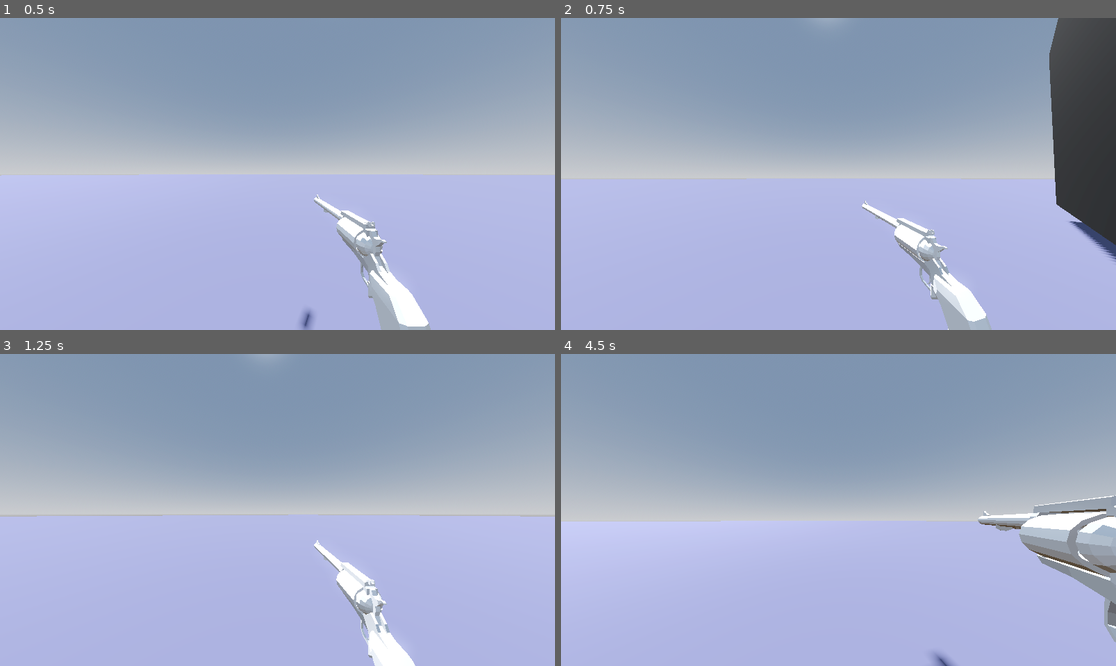
Above: before the commit, frames 1-4 (two rows, left to right).
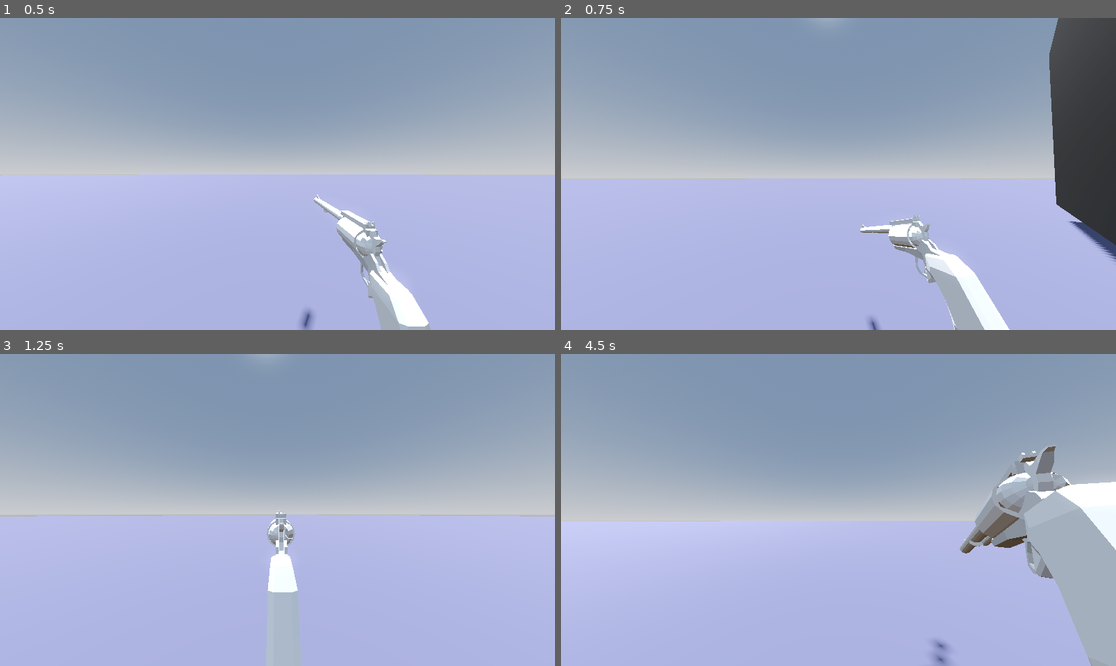
Above: after the commit, the same moments.

Repository: headbanger550/Apartement-game
Game: Godot game, scene res://world.tscn
Same seed, same stepped clock (60 frames per second), same inputs: the game is played once before the commit and once after it. The engine's default icon, where the game draws it, is replaced by a stand-in: a white triangle on a blue panel in a dark square.
Inputs (mouse positions are in pixels of both pictures, inside the frame that each line leads up to):
- Up to frame 1 (0.5 s): no input
- Up to frame 2 (0.75 s): tap Enter (new_line) at 0.5 s; move the mouse to (866, 174) at 0.52 s; hold W (up) from 0.53 s (still down); hold Right mouse button (aim) from 0.53 s (still down)
- Up to frame 3 (1.25 s): keep holding W (up); keep holding Right mouse button (aim); tap Space (jump) at 0.77 s; tap C (check_frequency, bound only before the commit) at 0.8 s
- Up to frame 4 (4.5 s): keep holding W (up); move the mouse to (810, 510) at 1.27 s; release Right mouse button (aim) at 1.28 s; tap C (check_frequency, bound only before the commit) at 1.35, 3.8, 4.35 s; tap Space (jump) at 1.52, 3.02, 3.77 s; tap F (interact) at 1.55 s; move the mouse to (849, 503) at 2.02 s; hold F (interact) 2.03-2.78 s; click (849, 503) at 2.3 s; move the mouse to (832, 516) at 2.77 s; click (832, 516) at 2.85 s; right-click (832, 516) at 3.05 s; move the mouse to (877, 513) at 3.52 s; hold Right mouse button (aim) 3.53-4.28 s; tap R (reload) at 4.15 s; move the mouse to (794, 506) at 4.27 s

Frame 1 is identical in both runs. In frame 2, 2.8% of the frame differs, in the area x 53-81%, y 58-100%; in frame 3, 3.1%; in frame 4, 7.3%, in the area x 67-100%, y 29-100%.
Error in both runs: Attempt to call function 'is_in_group' in base 'null instance' on a null instance. (res://Scripts/Player/Player.gd:99)

Commit message:
Reccomit cus I fucked up

Diff:
--- a/Prefabs/Player/Player.tscn
+++ b/Prefabs/Player/Player.tscn
@@ -56,18 +56,6 @@
 tracks/3/interp = 1
 tracks/3/loop_wrap = true
 tracks/3/keys = {
-"times": PackedFloat32Array(0),
-"transitions": PackedFloat32Array(1),
-"update": 0,
-"values": [Vector3(0, 0, 0)]
-}
-tracks/4/type = "value"
-tracks/4/imported = false
-tracks/4/enabled = true
-tracks/4/path = NodePath("Model/bfr revolver/Cylinder:rotation")
-tracks/4/interp = 1
-tracks/4/loop_wrap = true
-tracks/4/keys = {
 "times": PackedFloat32Array(0),
 "transitions": PackedFloat32Array(1),
 "update": 0,
@@ -154,18 +142,6 @@
 "update": 0,
 "values": [Vector3(0, 0, 0), Vector3(0, 0, -0.392699), Vector3(0, 0, 0)]
 }
-tracks/4/type = "value"
-tracks/4/imported = false
-tracks/4/enabled = true
-tracks/4/path = NodePath("Model/bfr revolver/Cylinder:rotation")
-tracks/4/interp = 1
-tracks/4/loop_wrap = true
-tracks/4/keys = {
-"times": PackedFloat32Array(0, 0.45999998),
-"transitions": PackedFloat32Array(1, 1),
-"update": 0,
-"values": [Vector3(0, 0, 0), Vector3(0, 0, -1.0471976)]
-}
 
 [sub_resource type="Animation" id="Animation_ip1bf"]
 resource_name = "shoot"
--- a/Prefabs/Player/Weapons/BFR.tscn
+++ b/Prefabs/Player/Weapons/BFR.tscn
@@ -491,6 +491,7 @@
 [node name="Barrel_ray" type="RayCast3D" parent="Model/bfr revolver/Gun Frame/Barrel"]
 transform = Transform3D(1, 0, 0, 0, 1, 0, 0, 0, 1, -0.022404194, 0.015267774, -0.56679255)
 target_position = Vector3(0, 0, 1)
+collide_with_areas = true
 
 [node name="Cylinder holder" type="MeshInstance3D" parent="Model/bfr revolver/Gun Frame"]
 transform = Transform3D(2.4478, 0, 0, 0, -4.53002e-07, -4.03245, 0, 3.80006, -4.80705e-07, -2.17269e-17, -0.0573967, -0.0545502)
--- a/Prefabs/Player/Weapons/Bullets/bullet_fired_rev.tscn
+++ b/Prefabs/Player/Weapons/Bullets/bullet_fired_rev.tscn
@@ -39,7 +39,7 @@
 [sub_resource type="BoxShape3D" id="BoxShape3D_0jgso"]
 size = Vector3(0.416031, 0.407124, 2.65332)
 
-[node name="Bullet_fired" type="Area3D"]
+[node name="Bullet_fired" type="Area3D" groups=["fired"]]
 
 [node name="Bullet (fired)" type="MeshInstance3D" parent="."]
 transform = Transform3D(26.9926, 0, 0, 0, -26.9926, -4.07577e-06, 0, 4.07577e-06, -26.9926, 0, 0, 0)
--- a/Prefabs/Player/Weapons/Bullets/bullet_whole_rev.tscn
+++ b/Prefabs/Player/Weapons/Bullets/bullet_whole_rev.tscn
@@ -75,7 +75,7 @@
 [sub_resource type="BoxShape3D" id="BoxShape3D_0jgso"]
 size = Vector3(0.416031, 0.407124, 2.65332)
 
-[node name="Bullet_whole" type="Area3D"]
+[node name="Bullet_whole" type="Area3D" groups=["not_fired"]]
 transform = Transform3D(1, 1.14922e-29, -8.47033e-22, 0, 1, 0, 0, 0, 1, 0, 0, 0)
 
 [node name="Bullet (whole)" type="MeshInstance3D" parent="."]
--- a/Scripts/Player/Player.gd
+++ b/Scripts/Player/Player.gd
@@ -173,19 +173,6 @@
 			velocity += get_gravity() * delta
 			cam_offset = minf(velocity.y ,2.0)
 
-		if !Input.is_action_pressed("check_frequency"):
-			if Input.is_action_pressed("lean_right"):
-				lean_multiplier = -1
-				rotate_camera(delta)
-			if Input.is_action_pressed("lean_left"):
-				lean_multiplier = 1
-				rotate_camera(delta)
-
-			elif !Input.is_action_pressed("lean_right") and !Input.is_action_pressed("lean_left"):
-				var tween = get_tree().create_tween()
-				tween.tween_property(head, "rotation:z", 0.0, 0.1)
-				#head.rotation.z = deg_to_rad(lerp_angle(head.rotation.z, 0, delta * 10))
-
 		if Input.is_action_pressed("sprint"):
 			current_speed = running_speed
 		if Input.is_action_just_released("sprint"):
--- a/Scripts/Player/Weapons/weapon.gd
+++ b/Scripts/Player/Weapons/weapon.gd
@@ -77,7 +77,40 @@
 	cam.rotation_degrees.y = initial_rot.y + max_y * get_shake_intensity() * get_noise_from_seed(1)
 	cam.rotation_degrees.z = initial_rot.z + max_z * get_shake_intensity() * get_noise_from_seed(2)
 
+	if Input.is_action_pressed("aim") and !aiming and !reloading:
+		anim.play("aim")
+		aiming = true
+	elif Input.is_action_just_released("aim") and !reloading:
+		anim.play_backwards("aim")
+		aiming = false
 
+	if Input.is_action_just_pressed("reload") and !reloading:
+		anim.play("reload")
+		reloading = true
+	elif Input.is_action_just_released("reload"):
+		anim.play_backwards("reload")
+		reloading = false
+
+	if Input.is_action_just_pressed("shoot") and aiming:
+		if barrel_ray.is_colliding():
+			if barrel_ray.get_collider().is_in_group("not_fired"):
+				anim.play("shoot")
+				var bullet_id = bullets.find(barrel_ray.get_collider())
+				remove_bullet(bullet_id)
+				spawn_bullet(shot_bullet_rev, bullet_parent, bullet_positions[bullet_id].position * 100, bullet_id)
+				rotate_cylinder(1)
+			if barrel_ray.get_collider().is_in_group("fired"):
+				rotate_cylinder(1)
+	if reloading:
+		if Input.is_action_just_pressed("aim"):
+			rotate_cylinder(-1)
+		if Input.is_action_just_pressed("shoot"):
+			rotate_cylinder(1)
+		if Input.is_action_just_pressed("remove_bullet"):
+			if ejector_ray.is_colliding():
+				var bullet_id = bullets.find(ejector_ray.get_collider())
+				remove_bullet(bullet_id)
+				spawn_bullet(whole_bullet_rev, bullet_parent, bullet_positions[bullet_id].position * 100, bullet_id)
 
 func fire():
 	spawn_particle(muzzle_flash, shot_point.global_position, shot_point.global_rotation)
@@ -129,9 +162,9 @@
 	var fired_bullet = bullets.pop_at(index)
 	fired_bullet.queue_free()
 
-func rotate_cylinder():
+func rotate_cylinder(mod : int):
 	var cylinder = bullet_parent.get_parent()
-	var new_rot = cylinder.rotation_degrees.z + 60.0
+	var new_rot = cylinder.rotation_degrees.z + (60.0 * mod)
 	var rot_tween = create_tween()
 	print(new_rot)
 	rot_tween.tween_property(cylinder, "rotation:z", deg_to_rad(new_rot), 0.1)
--- a/project.godot
+++ b/project.godot
@@ -32,6 +32,8 @@
 switch=""
 computer=""
 player=""
+fired=""
+not_fired=""
 
 [input]
 
@@ -100,7 +102,7 @@
 "events": [Object(InputEventKey,"resource_local_to_scene":false,"resource_name":"","device":-1,"window_id":0,"alt_press …(192 unchanged characters)…
 ]
 }
-check_frequency={
+remove_bullet={
 "deadzone": 0.2,
 "events": [Object(InputEventKey,"resource_local_to_scene":false,"resource_name":"","device":-1,"window_id":0,"alt_press …(191 unchanged characters)…
 ]
Not shown, changed: FBX file/Weapons/Bullets/Revolver_bullet.fbx.import
Not shown, changed: FBX file/Weapons/Revolver.fbx.import
Not shown, changed: FBX file/Weapons/bfr revolver.fbx.import
Not shown, changed: icon.svg.import
